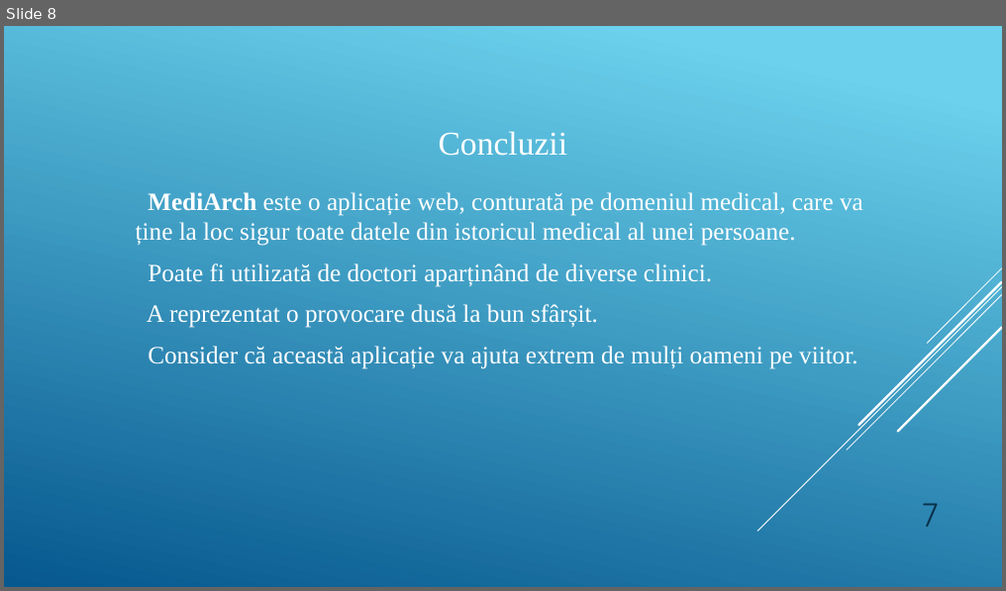
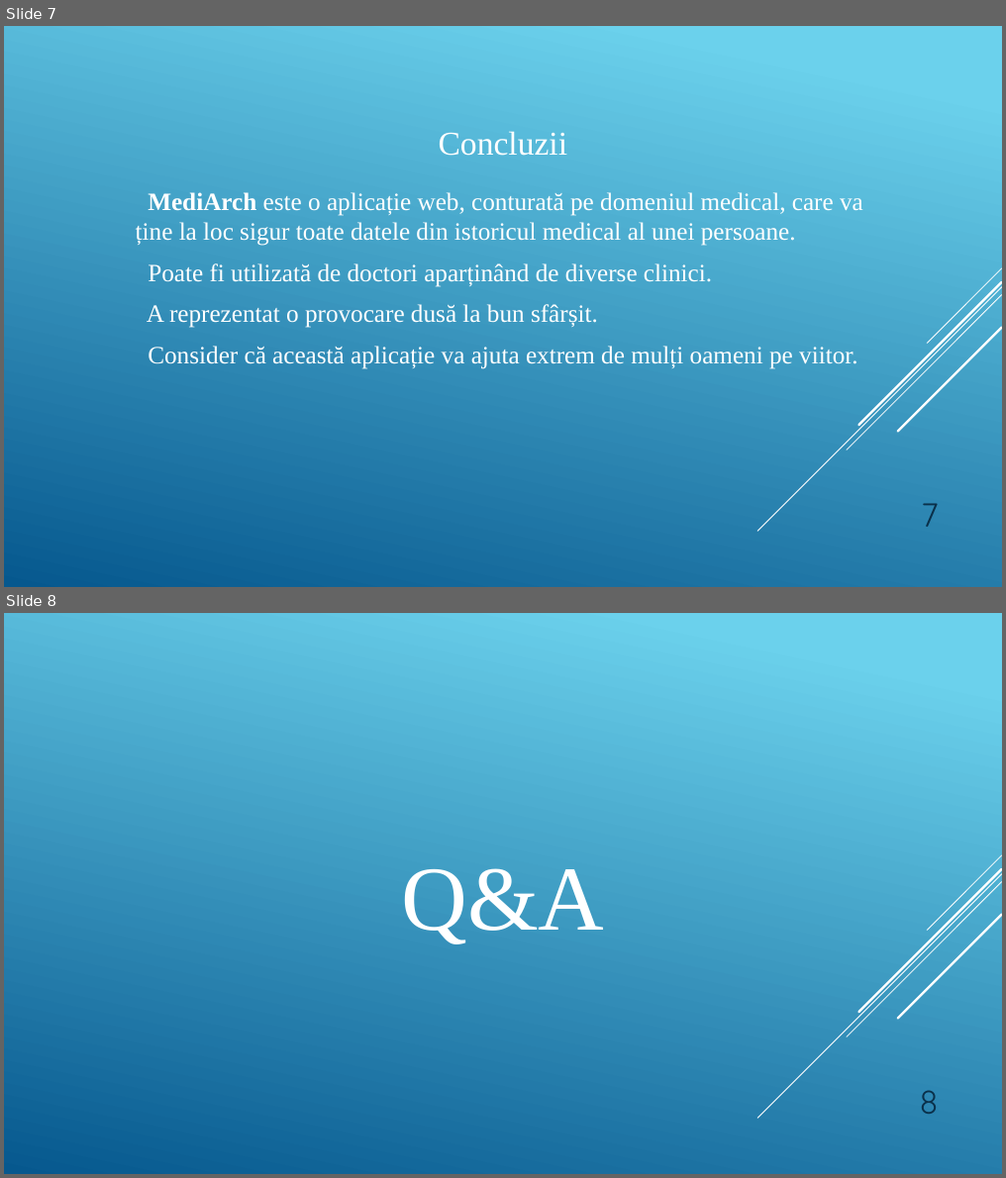
Before and after one commit to GeorgeMorosanu/MediArch_Public, a slide deck: Licenta2018MoroșanuGeorgeCosmin/MediArch.pptx. Shown one above the other, each under a label of ours: slide 8 before the commit, slides 7 and 8 after it. The pictures are 1006x591 and 1006x1178 pixels, drawn with LibreOffice and Linux fonts; fonts in the diff are those of the drawing. Boxes give left, top, right and bottom in pixels: in the first picture for what was removed or moved away, otherwise in the second. Text is boxed around its words. In the diff, an @@ line names an element or a change of style, - is before the commit and + after.

```diff
--- a/Licenta2018MoroșanuGeorgeCosmin/MediArch.pptx
+++ b/Licenta2018MoroșanuGeorgeCosmin/MediArch.pptx
@@ slide 8 added at bbox=[4, 613, 1002, 1174], background gradient #6ED2EB to #06588E; not listed: 5 template elements that a slide beside it also shows @@
@@ title added at bbox=[401, 868, 604, 945], 88 pt, text #FFFFFF @@
+Q&A
@@ text added at bbox=[920, 1090, 939, 1114], 32 pt, text #0A304A @@
+8
@@ what was slide 8 is now slide 7 @@
```
Also in this commit, not shown: 5 slides changed, 1 slide removed, 12 other files.
